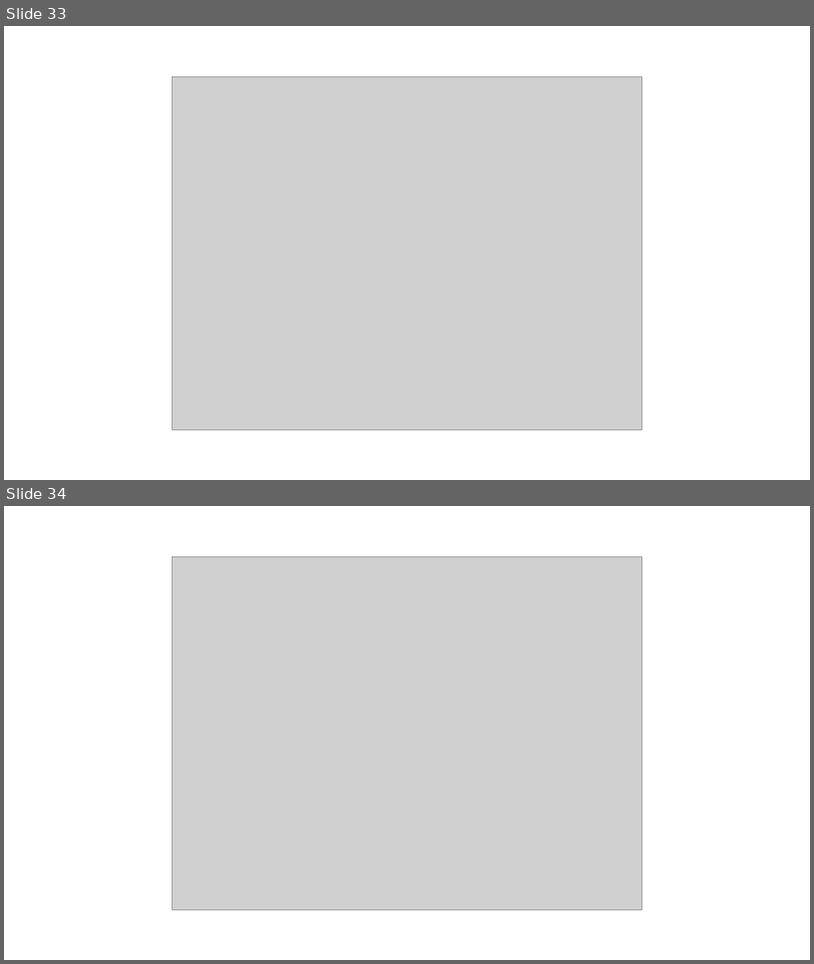
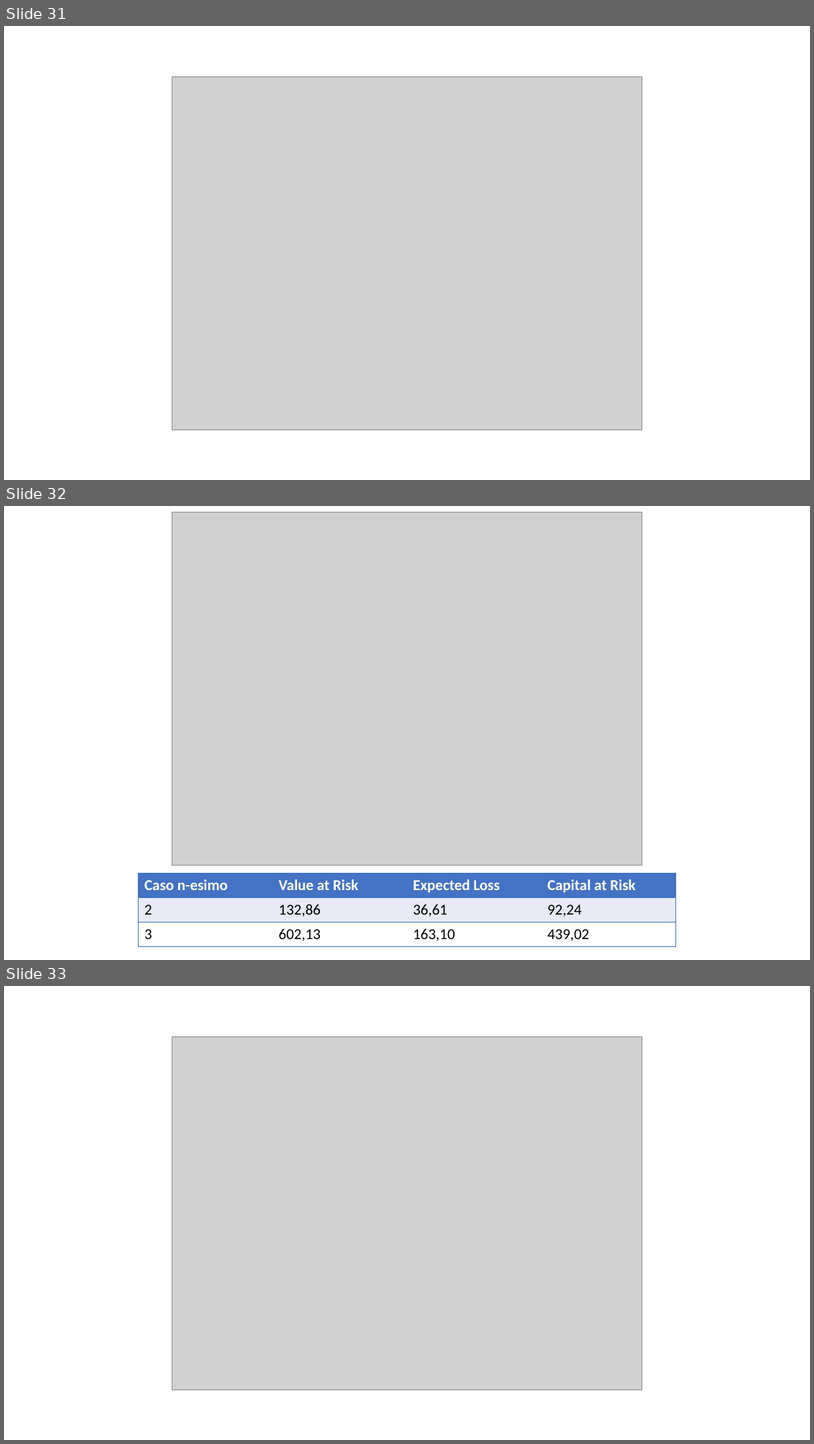
Before and after one commit to Stegirsanov/Laboratorio-di-simulazioni-finanziarie-project, a slide deck: Presentazione ppt/Presentazione_finale.pptx. Shown one above the other, each under a label of ours: slides 33 and 34 before the commit, slides 31, 32 and 33 after it. The pictures are 814x964 and 814x1444 pixels, drawn with LibreOffice and Linux fonts; fonts in the diff are those of the drawing; grey boxes stand for pictures. Boxes give left, top, right and bottom in pixels: in the first picture for what was removed or moved away, otherwise in the second. Text is boxed around its words. In the diff, an @@ line names an element or a change of style, - is before the commit and + after.

```diff
--- a/Presentazione ppt/Presentazione_finale.pptx
+++ b/Presentazione ppt/Presentazione_finale.pptx
@@ slide 32 added at [4,506,810,960], background #FFFFFF @@
@@ picture added at [172,512,643,865] @@
@@ table added at [139,872,676,946], 3 rows, 4 columns @@
+Caso n-esimo | Value at Risk | Expected Loss | Capital at Risk
+2 | 132,86 | 36,61 | 92,24
+3 | 602,13 | 163,10 | 439,02
@@ what was slide 33 is now slide 31 @@
@@ what was slide 34 is now slide 33 @@
```
Also in this commit, not shown: 3 slides changed, 2 other slides added, 3 slides removed.
